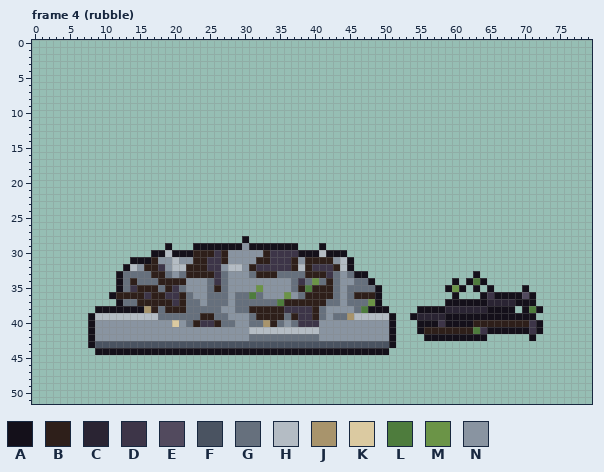
File history of a pixel-art file, art/structures/apothecary.aseprite. The picture above was drawn from the file before the commit.
80x52 pixels, 4 frames. Colours within 5 levels of each other are drawn and written as one. Shown: frame 4 (rubble). The commit also changed other frames, which this record leaves out.
Palette (. is transparent): A #14101a  B #2e1f1a  C #2a2433  D #3d3548  E #524a5e  F #4a5361  G #66707d  H #b4bcc4  J #a8946c  K #dbcaa1  L #4e7c3d  M #6b9447  N #8994a1
Once edited:
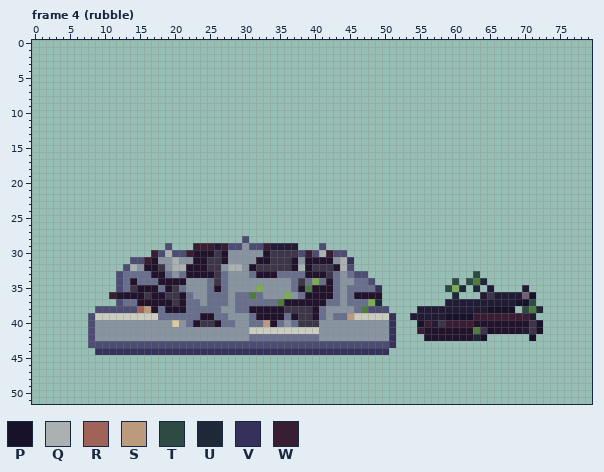
Colours new in this view: P #171229  Q #aab1b0  R #9f6357  S #bc9a7d  T #2d4a43  U #1f2838  V #36315b  W #391d32
Changes in this commit:
@@ palette @@
-B #2e1f1a
+B #22132c
-C #2a2433
+C #221b35
-E #524a5e
+E #716273
-F #4a5361
+F #4d4d73
-G #66707d
+G #69708d
-H #b4bcc4
+H #caccbf
-M #6b9447
+M #7eab58
--- frame 4 (rubble)
@@ x 0..79 @@
 27 ................................................................................
-28 ..............................A.................................................
-29 ...................A...AAAAAAANAAAAAAA...A......................................
-30 .................AAHAAABBBDBNNNNNBDDDDAAAHAAA...................................
-31 ..............AAABNNHNNBBDDBNNNNBBDDDBNBBBBNHA..................................
-32 .............AHNBBDNHHBBBDDNHHNBDDDDDBHBDDDBHA..................................
-33 ............AGGGGBBGNGBBBBDGNNNGBBBGGGGBBBDGNGAA...............A................
-34 ............AGBGGGBBBBNNNGDGNNNNNNNNNGDGMGBGNNGGA...........A.ALA...............
-35 ............AGDBBBGBDGNNNGBGNNNNMNNNNGBLBBBGNGGGGA.........AMA.A.A....A.........
-36 ...........ABBBBDBBDDBGNNGGGNGGLGNNNMNGBBBBGNGBBBA..........A...ADAAAAEA........
-37 ............AGGBBBBBDBGGNGGGNGGGGGGLBBBBBBGGNGGGMA.........AAAAAACCCCAAA........
-38 .........AAAAAAAJBGBBBGGGGGNNGGBBBBBDDDDBGNNNNGLAAA....AAAACCCCCCAAAA.ALA.......
-39 ........AHHHHHHHHHGGGGGGBBGGNNNGBBBBGBDDBGNGGJHHHHHA..ACCCCAAAAAAAAAAAAA........
-40 ........ANNNNNNNNNNNKNGBDDBGGNNGGJBGNGDDDNNNNNNNNNNA...AAADAAAABBBBBBBBDA.......
-41 ........ANNNNNNNNNNNNNNNNNNNNNNHHHHHHHHHHNNNNNNNNNNA...ABBBBBBBLDAAAAAADA.......
-42 ........ANNNNNNNNNNNNNNNNNNNNNNGGGGGGGGGGNNNNNNNNNNA....AAAAAAAAA......A........
-43 ........AFFFFFFFFFFFFFFFFFFFFFFFFFFFFFFFFFFFFFFFFFFA............................
-44 .........AAAAAAAAAAAAAAAAAAAAAAAAAAAAAAAAAAAAAAAAAA.............................
+28 ..............................F.................................................
+29 ...................F...WWWCWFFNFFWCCCC...F......................................
+30 .................WFQFFWBBBDBNNNNNBDDDDFWFQWFF...................................
+31 ..............FFWBNNQNNBBDDBNNNNBBDDDBNBBBBNQV..................................
+32 .............FQNBBDNQQBBBDDNQQNBDDDDDBQBDDDBQF..................................
+33 ............FGGGGBBGNGBBBBDGNNNGBBBGGGGBBBDGNGFF...............T................
+34 ............FGBGGGBBBBNNNGDGNNNNNNNNNGDGMGBGNNGGF...........T.TLU...............
+35 ............FGDBBBGBDGNNNGBGNNNNMNNNNGBLBBBGNGGGGV.........TMU.U.C....C.........
+36 ...........WBBBBDBBDDBGNNGGGNGGLGNNNMNGBBBBGNGBBBB..........U...CDCCCCEP........
+37 ............FGGBBBBBDBGGNGGGNGGGGGGLBBBBBBGGNGGGMU.........CCCCCCCCCCPPT........
+38 .........FFFFFFRSBGBBBGGGGGNNGGBBBBBDDDDBGNNNNGLFFF....CCCCCCCCCCPPPP.TLU.......
+39 ........FHHHHHHHHHGGGGGGBBGGNNNGBBBBGBDDBGNGGSHHHHHV..CCCCCPPPPWWWWWWWWC........
+40 ........FNNNNNNNNNNNKNGBDDBGGNNGGSBGNGDDDNNNNNNNNNNV...PWCDWWWWBBBBBBBBDP.......
+41 ........FNNNNNNNNNNNNNNNNNNNNNNHHHHHHHHHHNNNNNNNNNNV...WBBBBBBBLDPBBBBCDP.......
+42 ........FNNNNNNNNNNNNNNNNNNNNNNGGGGGGGGGGNNNNNNNNNNV....BBBBBBBUP......P........
+43 ........FFFFFFFFFFFFFFFFFFFFFFFFFFFFFFFFFFFFFFFFFFFV............................
+44 .........VVVVVVVVVVVVVVVVVVVVVVVVVVVVVVVVVVVVVVVVVV.............................
 45 ................................................................................
